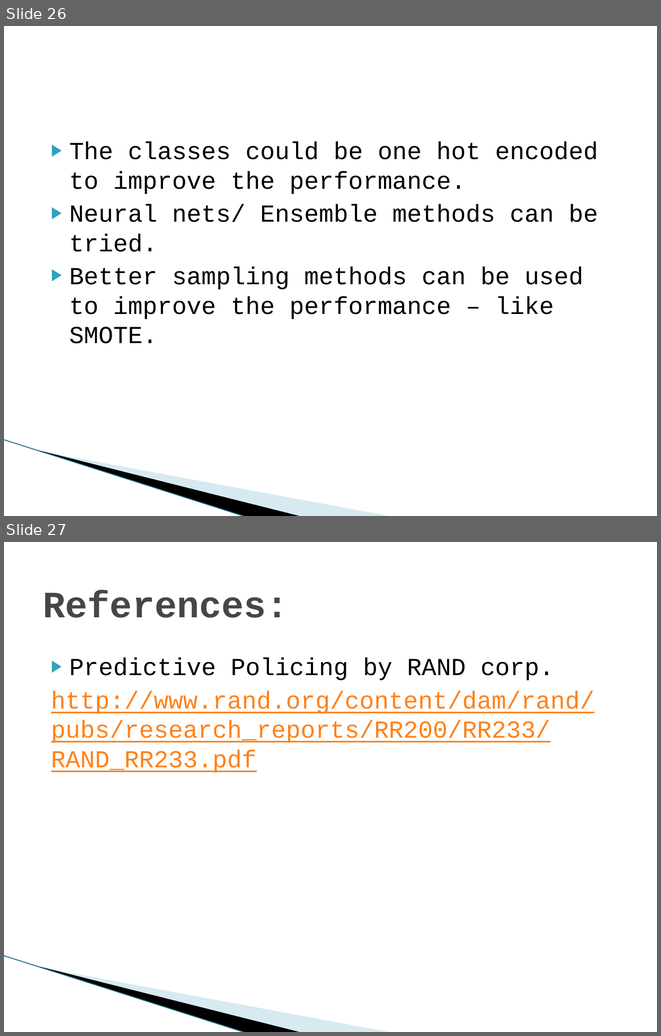
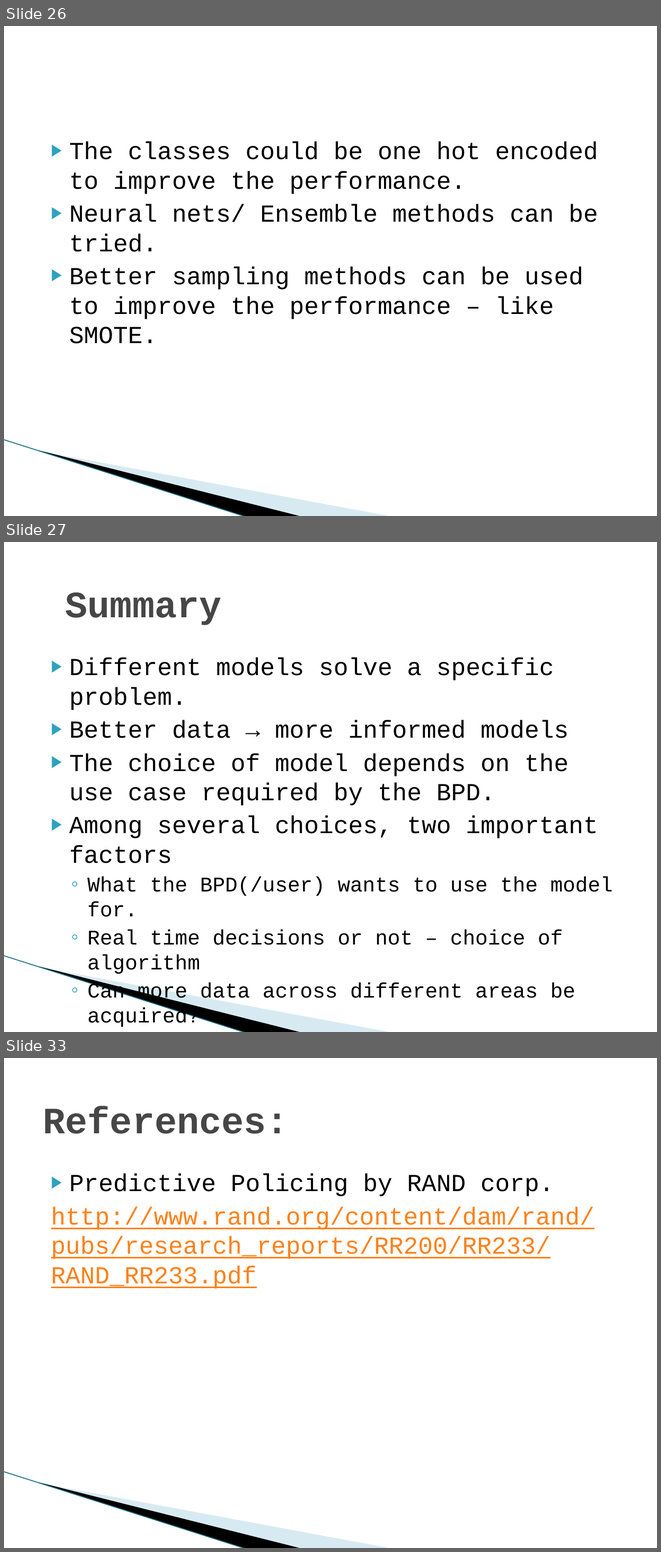
Before and after one commit to keshavramaswamy/ipython-notebooks, a slide deck: infor/Boston Crime Prediction.pptx. Shown one above the other, each under a label of ours: slides 26 and 27 before the commit, slides 26, 27 and 33 after it; the slides between them are not shown. The pictures are 661x1036 and 661x1552 pixels, drawn with LibreOffice and Linux fonts; fonts in the diff are those of the drawing; background and template pictures are left out. Boxes give left, top, right and bottom in pixels: in the first picture for what was removed or moved away, otherwise in the second. Text is boxed around its words. In the diff, an @@ line names an element or a change of style, - is before the commit and + after.

```diff
--- a/infor/Boston Crime Prediction.pptx
+++ b/infor/Boston Crime Prediction.pptx
@@ slide 27 added at bbox=[4, 542, 657, 1032], background #FFFFFF; not listed: 3 template elements that a slide beside it also shows @@
@@ title added at bbox=[65, 592, 222, 625], 41 pt, text #464646, bold @@
+Summary
@@ text added at bbox=[69, 658, 613, 1026], 27 pt, text #000000 @@
+▶ Different models solve a specific problem.
+▶ Better data → more informed models
+▶ The choice of model depends on the use case required by the BPD.
+▶ Among several choices, two important factors
+  ◦ What the BPD(/user) wants to use the model for.
+  ◦ Real time decisions or not – choice of algorithm
+  ◦ Can more data across different areas be acquired?
+  ◦ False positives or false negatives?
@@ what was slide 27 is now slide 33 @@
```
Also in this commit, not shown: 5 other slides added.
